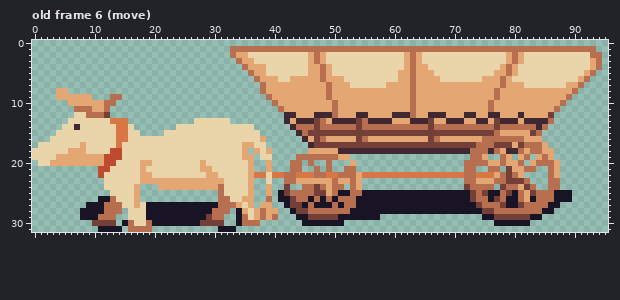
A pixel-art file gets an edit: Assets/Sprites/Wagon.aseprite. The picture above is the old version.
96x32 pixels, 6 frames. Shown: old frame 6 (move). The commit also changed other frames, which this record leaves out.
After the commit:
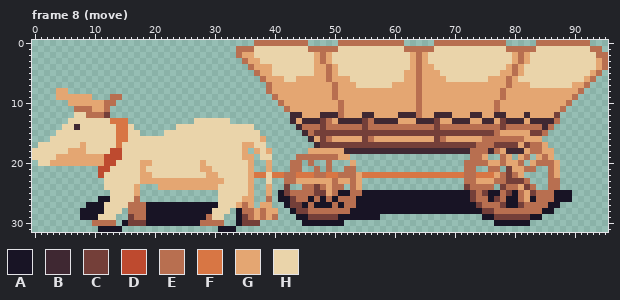
Palette (. is transparent): A #181425  B #3f2832  C #743f39  D #be4a2f  E #b86f50  F #d87644  G #e4a672  H #ead4aa
A new or re-ordered frame is compared with the old frame closest to it.
Edits made:
frames 6 -> 8
Changed rows in their new state; - is an unchanged pixel.
Frame 8 (move) is new; against old frame 6 (move), layers "Ox", "Body":
first column x 33:
 0 ----EEEEEEEEE-----EEEEEEEEEEE-----EEEEEEEEEEEE-----EEEEEEEEE---
 1 .---HHHHHHHHH-----HHHHHHHHHHH-----HHHHHHHHHHHH-----HHHHHHHHH-E-
 2 .E-G---------HGEG------------HGEG-------------HGEG----------H-E
 3 -.E-G--------HGEG------------HGEG-------------HGEG----------HGE
 4 --.E--G------H-GEG-----------HGE-G-----------HGEG-----------HGE
 5 ---.E-G------H-GEG----------H-GE--G---------H-GEG----------HGE-
 6 ----.E--G-H----GE--G--------H-GE---G------H--GEG----------HGE--
 7 -----.E---------GE--G-----H---GE-------------GE--G------H-GE---
 8 -----.E---------GE------------GE------------GE-----------GE----
 9 ------.E--------GE------------GE------------GE----------GE-----
10 -------.E--------GE-----------GE-----------GE----------GE------
11 --------.E-------GE-----------GE-----------GE---------GE-------
12 ---------.-B--G--BE--G-B---G--BE-G--B--G-B-G-B--GB---GC--------
13 ---------.BG--BCEG---BCE---B--G--BC-G--B-G-BGC--BG---BE--------
14 ----------.B--EC-----EC----------EC---------EC-----EBE---------
15 -----------.BE-------------------------------------CE----------
16 ------------.BGCE----GCE---------GCE---------------------------
17 -------------.B--------------------------------CGC-------------
18 ------------------G-----------------------------B--------------
first column x 10:
24 ---------------------H------
25 ---------------------H------
26 ---H---E-------------HH-----
27 --HHH-EEE------------HHH-E--
28 --HHH-EEE-----------HHH--EE-
29 -HHH--CEE----------EHH---CE-
30 EEEE--CCCA--------EEEE---CCC
31 ------....------------------
Changed places in both pictures, as pixel boxes (x1, y1, x2, y2):
changed: (230, 40, 608, 154)
changed: (200, 184, 260, 226)
changed: (92, 196, 152, 232)
